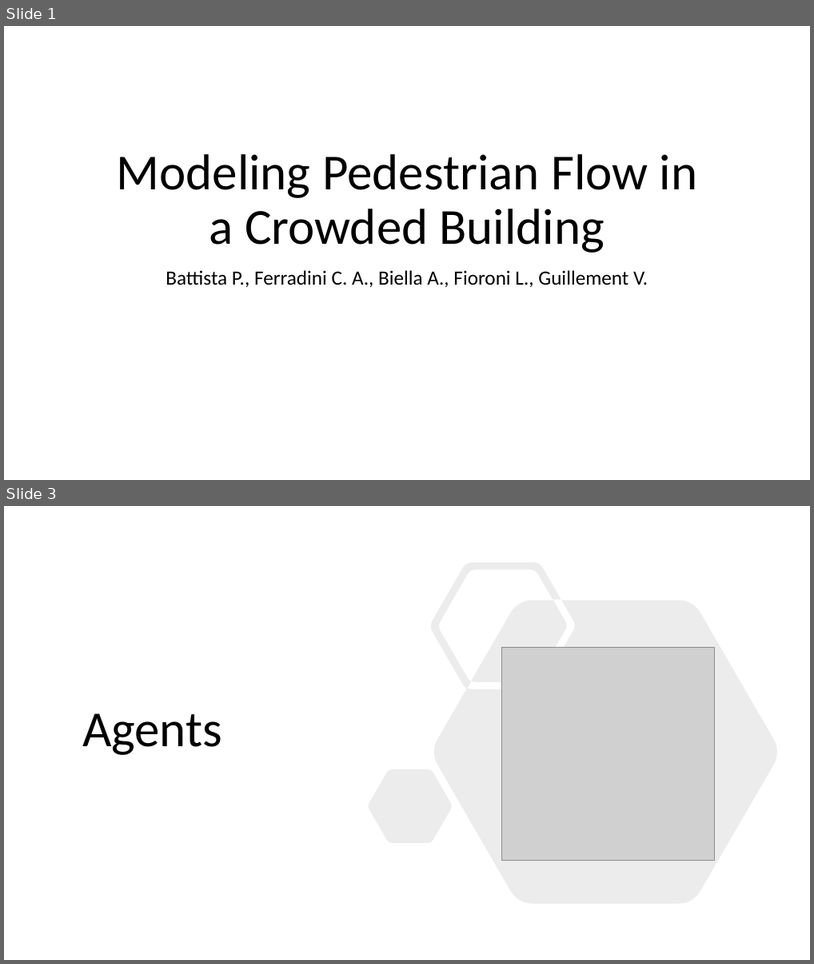
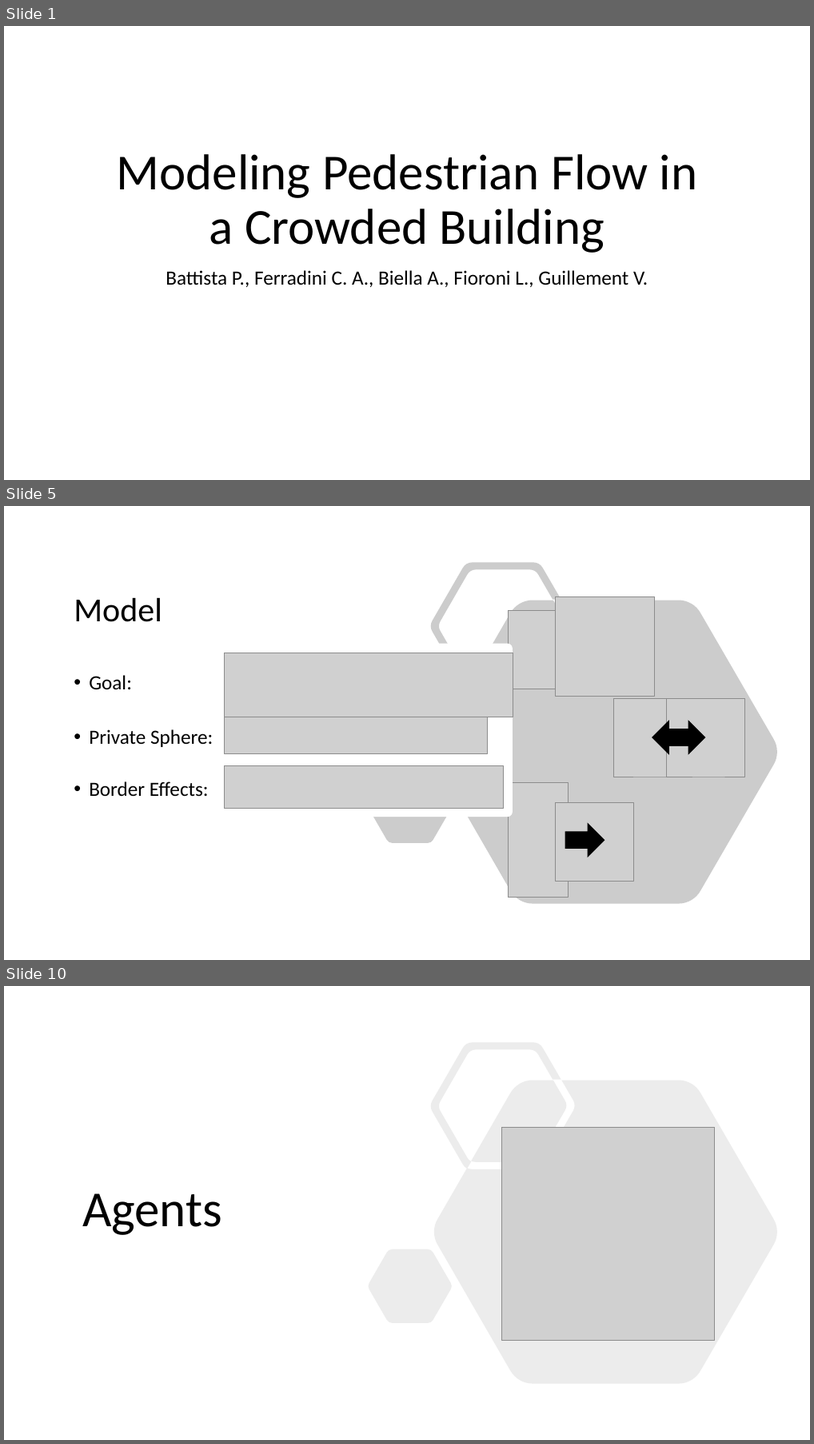
Before and after one commit to LorenzoFioroni/Modeling-pedestrian-flow-in-a-crowded-building, a slide deck: Modeling Pedestrian Flow in a Crowded Building.pptx. Shown one above the other, each under a label of ours: slides 1 and 3 before the commit, slides 1, 5 and 10 after it; the slides between them are not shown. The pictures are 814x964 and 814x1444 pixels, drawn with LibreOffice and Linux fonts; fonts in the diff are those of the drawing; grey boxes stand for pictures. Boxes give left, top, right and bottom in pixels: in the first picture for what was removed or moved away, otherwise in the second. Text is boxed around its words. In the diff, an @@ line names an element or a change of style, - is before the commit and + after.

```diff
--- a/Modeling Pedestrian Flow in a Crowded Building.pptx
+++ b/Modeling Pedestrian Flow in a Crowded Building.pptx
@@ slide 5 added at bbox=[4, 506, 810, 960], background #FFFFFF @@
@@ freeform shape added at bbox=[369, 562, 778, 904], fill #808080 at 40% opacity @@
@@ title added at bbox=[74, 598, 162, 622], 40 pt, text #000000 @@
+Model
@@ picture added at bbox=[556, 596, 655, 696] @@
@@ picture added at bbox=[509, 611, 587, 689] @@
@@ rounded rectangle added at bbox=[224, 644, 513, 816], fill #FFFFFF @@
@@ picture added at bbox=[224, 653, 513, 716] @@
@@ text added at bbox=[89, 675, 213, 796], 24 pt, text #000000 @@
+• Goal:
+• Private Sphere:
+• Border Effects:
@@ picture added at bbox=[224, 713, 487, 754] @@
@@ picture added at bbox=[614, 698, 693, 776] @@
@@ left right arrow added at bbox=[653, 720, 706, 753], fill #000000, outline #000000 1 pt @@
@@ picture added at bbox=[666, 698, 745, 776] @@
@@ picture added at bbox=[224, 766, 504, 808] @@
@@ picture added at bbox=[509, 783, 569, 897] @@
@@ picture added at bbox=[556, 803, 634, 881] @@
@@ right arrow added at bbox=[566, 824, 605, 856], fill #000000, outline #000000 1 pt @@
@@ what was slide 3 is now slide 10 @@
```
Also in this commit, not shown: 4 slides changed, 10 other slides added, 2 slides removed.
